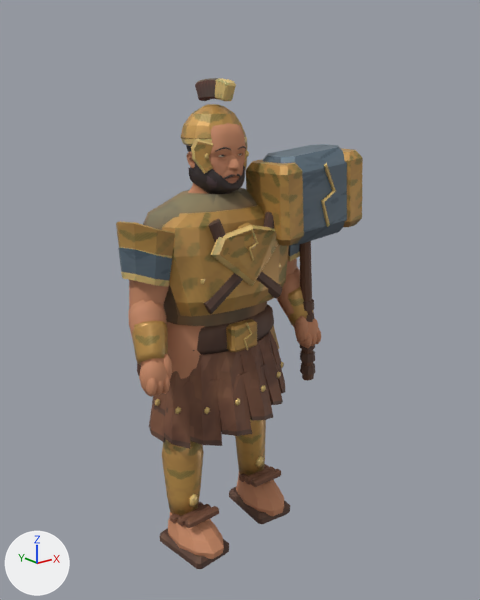
Renders of the Blender file art/blend/promachos.blend from each side of a commit.
Rendered twice from a camera (50 mm lens) standing at (-1.344, -1.805, 1.597) and looking at (0.073, -0.034, 0.889). Lighting does not change. The marker at lower left points along +X, +Y and +Z. The older version comes first.

The first picture shows 'promachos'.
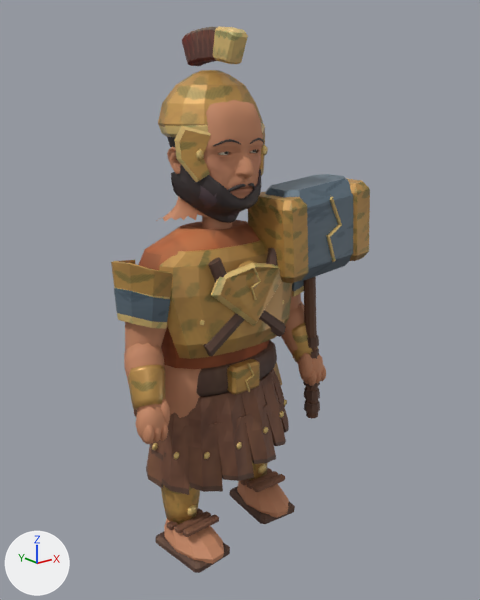
The change in detail:
me_promachos_color_and_skin is used by ob_promachos; location (0.0, 0.0, 0.0).
me_promachos_color_and_skin had 7167 vertices, 8470 faces and spanned x -0.38..0.5, y -0.23..0.18, z -0.01..1.64.
me_promachos_color_and_skin now has 7167 vertices, 8470 faces and spans x -0.41..0.54, y -0.24..0.19, z -0.01..1.79.
me_promachos_color_and_skin part 1: the loose piece of 70 vertices spanning x -0.27..0.27, y -0.17..0.03, z 0.9..1.23 is scaled about its middle by 1.07, then moved by (0.0, 0.0, -0.13).
me_promachos_color_and_skin part 2: the loose piece of 21 vertices spanning x -0.14..0.16, y -0.18..-0.13, z 0.91..1.22 is moved by (0.0, -0.01, -0.13).
me_promachos_color_and_skin part 3: the loose piece of 21 vertices spanning x -0.16..0.14, y -0.18..-0.13, z 0.91..1.22 is moved by (0.0, -0.01, -0.13).
me_promachos_color_and_skin part 4: the loose piece of 20 vertices spanning x -0.01..0.02, y -0.17..-0.16, z 0.75..0.86 is moved by (0.0, -0.01, -0.15).
me_promachos_color_and_skin part 5: the loose piece of 20 vertices spanning x -0.01..0.03, y -0.19, z 1.07..1.18 is moved by (0.0, -0.01, -0.13).
me_promachos_color_and_skin part 6: the loose piece of 100 vertices spanning x -0.1..0.1, y -0.08..0.09, z 1.41..1.54 is scaled about its middle by 1.6, then moved by (0.0, 0.01, 0.05).
me_promachos_color_and_skin part 7: the loose piece of 12 vertices spanning x -0.09..-0.07, y -0.06, z 1.39..1.41 is moved by (-0.05, -0.03, 0.01).
me_promachos_color_and_skin part 8: the loose piece of 12 vertices spanning x 0.07..0.09, y -0.06, z 1.39..1.41 is moved by (0.05, -0.03, 0.01).
me_promachos_color_and_skin part 9: the loose piece of 56 vertices spanning x -0.11..0.11, y -0.08..0.11, z 1.43..1.46 is scaled about its middle by 1.6, then moved by (0.0, 0.01, 0.04).
me_promachos_color_and_skin part 10: the loose piece of 84 vertices spanning x -0.11..0.11, y -0.08..0.11, z 1.44..1.56 is scaled about its middle by 1.6, then moved by (0.0, 0.01, 0.07).
me_promachos_color_and_skin part 11: the loose piece of 60 vertices spanning x -0.04..0.0, y -0.1..-0.08, z 1.32..1.34 is scaled about its middle by 1.6, then moved by (-0.01, -0.05, -0.03).
me_promachos_color_and_skin part 12: the loose piece of 650 vertices spanning x -0.09..0.09, y -0.1..0.03, z 1.26..1.41 is scaled about its middle by 1.6, then moved by (0.0, -0.02, -0.03).
me_promachos_color_and_skin part 13: the loose piece of 1604 vertices spanning x -0.12..0.12, y -0.12..0.1, z 1.26..1.52 is scaled about its middle by 1.6.
me_promachos_color_and_skin part 14: 3949 of 7167 vertices moved; they spanned x -0.38..0.5, y -0.23..0.18, z -0.01..1.64 and now span x -0.41..0.54, y -0.24..0.19, z -0.01..1.79; mean shift (0.0, -0.01, -0.1); largest move (-0.1, -0.15, 0.42) -> (-0.11, -0.16, 0.25).
me_promachos_color_and_skin part 15: 1952 faces centred in x -0.37..0.5, y -0.22..0.16, z 0.04..1.57 are repainted in the vertex colours; the middle colour goes from orange #bf8560 to orange #be845f.
me_promachos_color_and_skin part 16: 309 faces centred in x -0.1..0.1, y -0.1..0.09, z 1.26..1.54 are repainted in the vertex colours; the middle colour goes from dark grey #352b2b to dark grey #362c2c.
me_promachos_color_and_skin part 17: 725 faces centred in x -0.36..0.44, y -0.22..0.11, z 0.17..1.64 are repainted in the vertex colours; the middle colour goes from beige #dcc58e to beige #dbc58e.
Other edits to the shape of me_promachos_color_and_skin do not show in these pictures.

Changed parts and their boxes (x1, y1, x2, y2) in the pictures (480 x 600 px; the box of a moved part takes in the faces that stretch with it):
'promachos', reshaped, recoloured (11% taller)
    before: (116, 78, 363, 569)
    after: (111, 26, 370, 573)
part 1 of me_promachos_color_and_skin, moved or reshaped
    before: (162, 205, 289, 317)
    after: (159, 240, 292, 359)
part 2 of me_promachos_color_and_skin, moved or reshaped
    before: (209, 219, 282, 299)
    after: (209, 257, 286, 337)
part 3 of me_promachos_color_and_skin, moved or reshaped
    before: (204, 212, 274, 314)
    after: (203, 248, 278, 356)
part 4 of me_promachos_color_and_skin, moved or reshaped
    before: (243, 322, 252, 350)
    after: (245, 363, 254, 392)
part 5 of me_promachos_color_and_skin, moved or reshaped
    before: (249, 229, 258, 261)
    after: (251, 268, 261, 300)
part 6 of me_promachos_color_and_skin, moved or reshaped (mostly hidden)
    before: (186, 145, 192, 152)
    after: (167, 137, 175, 147)
part 7 of me_promachos_color_and_skin, moved or reshaped
    before: (205, 153, 209, 160)
    after: (196, 149, 204, 161)
part 8 of me_promachos_color_and_skin, moved or reshaped
    before: (245, 150, 249, 157)
    after: (261, 145, 268, 156)
part 9 of me_promachos_color_and_skin, moved or reshaped
    before: (181, 137, 246, 146)
    after: (159, 123, 263, 137)
part 10 of me_promachos_color_and_skin, moved or reshaped
    before: (181, 104, 246, 139)
    after: (158, 70, 263, 127)
part 11 of me_promachos_color_and_skin, moved or reshaped
    before: (224, 175, 235, 179)
    after: (228, 184, 246, 192)
part 12 of me_promachos_color_and_skin, moved or reshaped
    before: (188, 159, 245, 194)
    after: (171, 159, 261, 223)
part 13 of me_promachos_color_and_skin, moved or reshaped
    before: (187, 123, 246, 194)
    after: (156, 100, 263, 221)
part 14 of me_promachos_color_and_skin, moved or reshaped
    before: (116, 78, 363, 569)
    after: (111, 26, 370, 573)
part 15 of me_promachos_color_and_skin, recoloured
    before: (116, 104, 363, 559)
    after: (111, 70, 370, 564)
part 16 of me_promachos_color_and_skin, recoloured
    before: (186, 145, 245, 194)
    after: (167, 137, 261, 223)
part 17 of me_promachos_color_and_skin, recoloured
    before: (119, 78, 356, 507)
    after: (114, 26, 363, 516)
